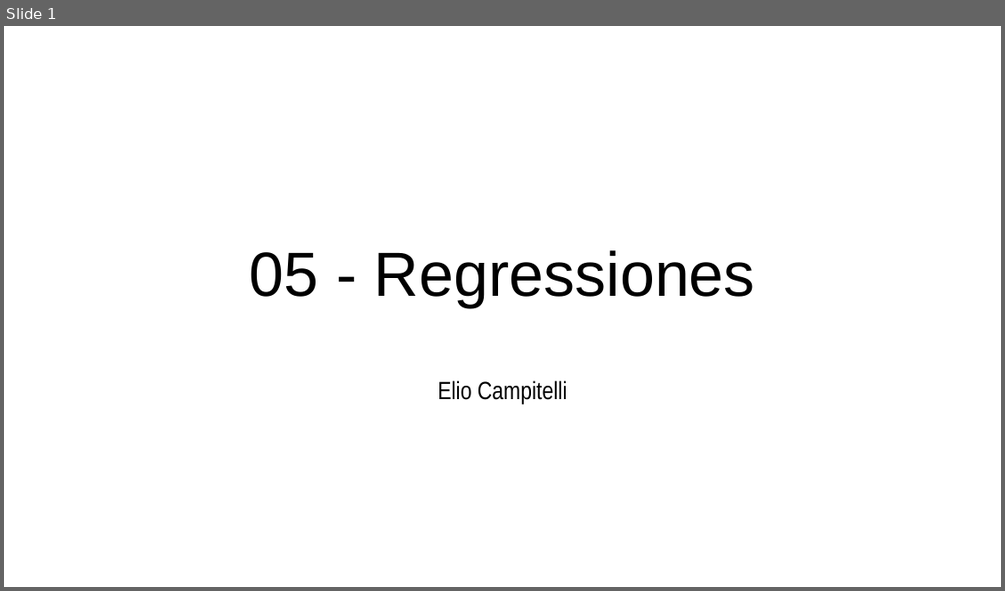
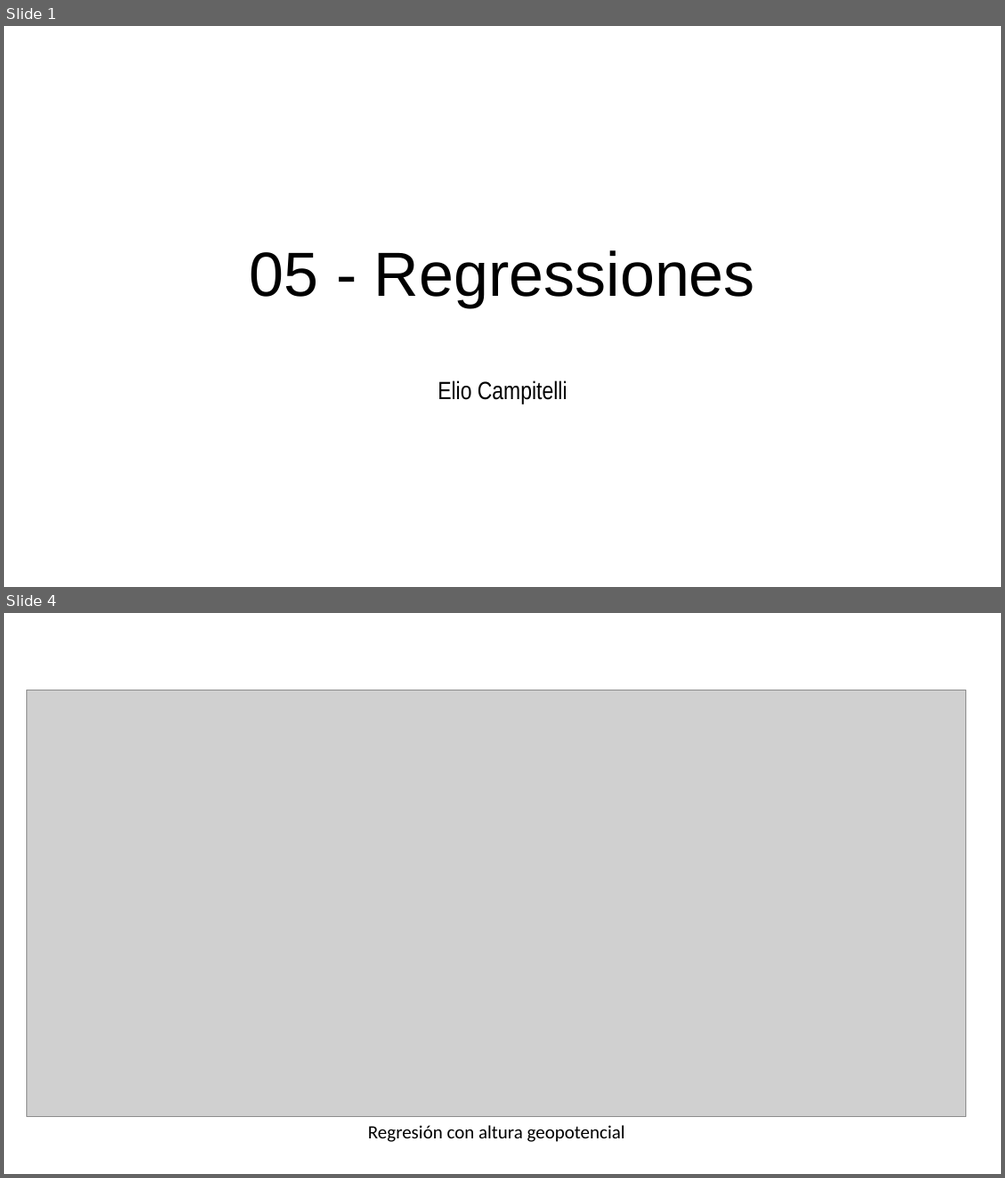
Before and after one commit to eliocamp/onda3, a slide deck: 05-regressiones.pptx. Shown one above the other, each under a label of ours: slide 1 before the commit, slides 1 and 4 after it; the slides between them are not shown. The pictures are 1005x591 and 1005x1178 pixels, drawn with LibreOffice and Linux fonts; fonts in the diff are those of the drawing; grey boxes stand for pictures. Boxes give left, top, right and bottom in pixels: in the first picture for what was removed or moved away, otherwise in the second. Text is boxed around its words. In the diff, an @@ line names an element or a change of style, - is before the commit and + after.

```diff
--- a/05-regressiones.pptx
+++ b/05-regressiones.pptx
@@ slide 4 added at (x1=4, y1=613, x2=1001, y2=1174), background #FFFFFF @@
@@ picture added at (x1=27, y1=690, x2=966, y2=1117) @@
@@ text added at (x1=368, y1=1125, x2=625, y2=1142), 18 pt, text #000000 @@
+Regresión con altura geopotencial
```
Also in this commit, not shown: 3 other slides added, 2 slides removed, 5 other files.
